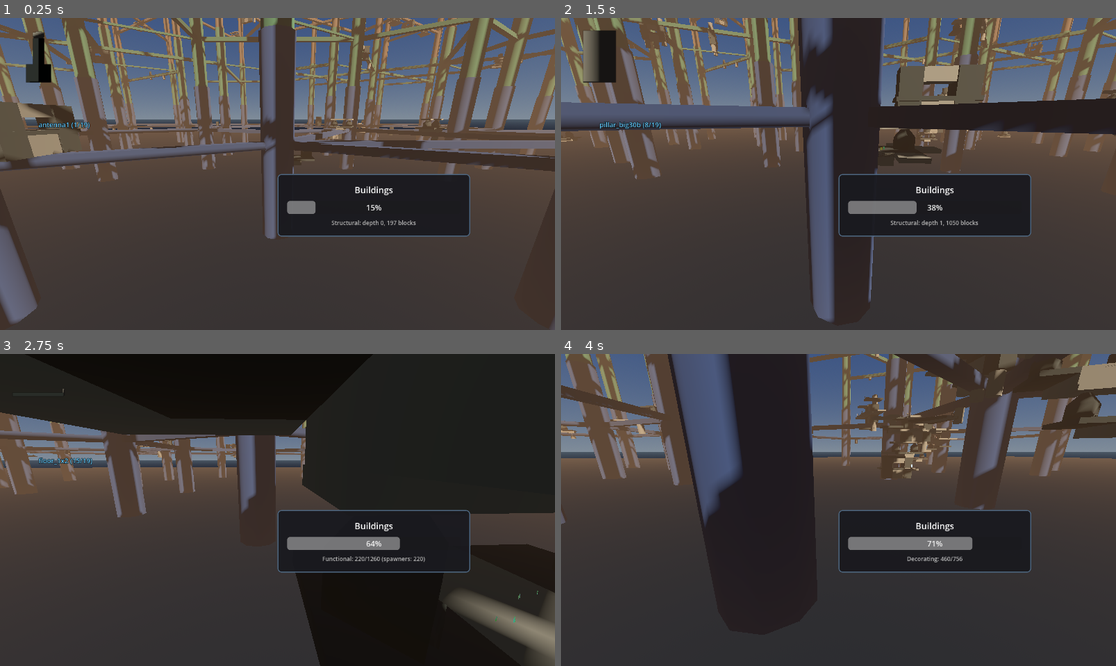
Above: before the commit, frames 1-4 (two rows, left to right).
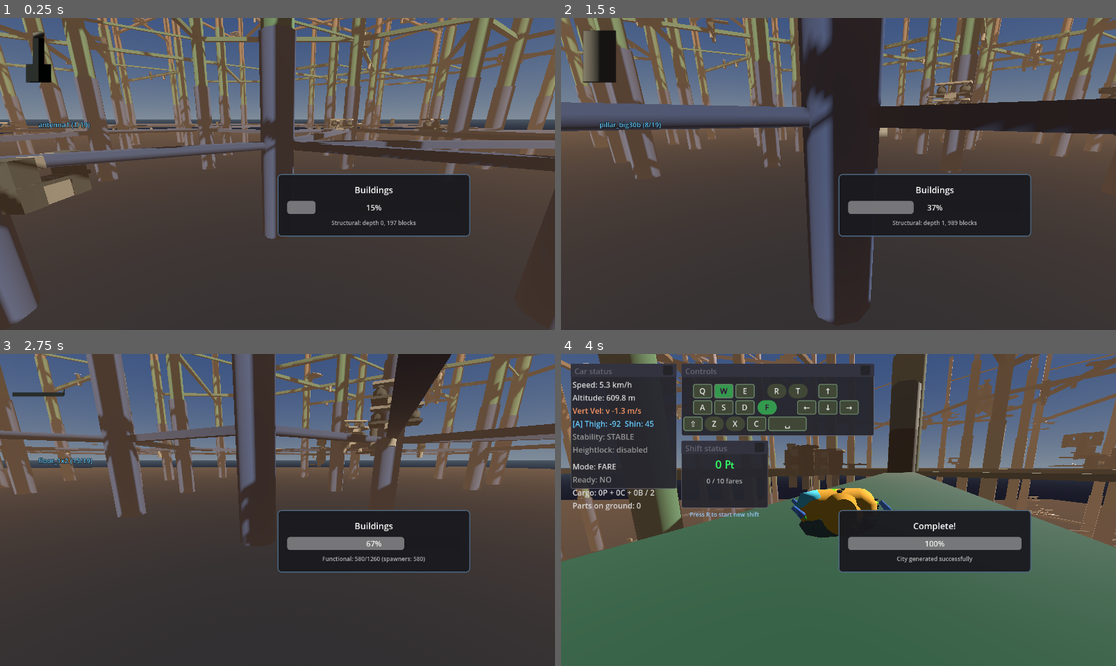
Above: after the commit, the same moments.

Repository: TaxiService/fcar
Game: Godot game, scene res://city/city_test.tscn
Same seed, same stepped clock (60 frames per second), same inputs: the game is played once before the commit and once after it.
Inputs (mouse positions are in pixels of both pictures, inside the frame that each line leads up to):
- Up to frame 1 (0.25 s): no input
- Up to frame 2 (1.5 s): tap Enter at 0.5 s; move the mouse to (866, 174) at 0.52 s; hold W (forward) from 0.53 s (still down); tap Shift (boost) at 0.6 s; click (866, 174) at 0.67 s; tap Space (jump) at 0.77 s; move the mouse to (810, 174) at 1.27 s; tap R (confirm) at 1.35 s
- Up to frame 3 (2.75 s): keep holding W (forward); tap Space (jump) at 1.52 s; move the mouse to (288, 503) at 2.02 s; tap C (crouch) at 2.1 s
- Up to frame 4 (4 s): keep holding W (forward); move the mouse to (832, 516) at 2.77 s; tap V (toggle_auto_hover) at 2.85 s; click (832, 516) at 2.92 s; tap Space (jump) at 3.02, 3.77 s; move the mouse to (877, 513) at 3.52 s; hold F (toggle_control_lock) from 3.53 s (still down)

The runs differ from the first frame. In frame 1, 3.0% of the frame differs, in the area x 0-100%, y 0-64%; in frame 2, 3.5%; in frame 3, 46%; in frame 4, 85%, in the area x 0-100%, y 0-100%.

Commit message:
messing around with some buildings connection points

Diff:
--- a/city/building/floor_1x3-30.tscn
+++ b/city/building/floor_1x3-30.tscn
@@ -78,7 +78,7 @@
 [node name="Conn_Plug_Large3" type="Marker3D" parent="."]
 transform = Transform3D(1, 0, 0, 0, -4.371139e-08, -1, 0, 1, -4.371139e-08, 20, 2.5, 0)
 script = ExtResource("3_joib8")
-size_flags = 3
+size_flags = 6
 is_plug = false
 can_spawn_zone = true
 rotation_mode = 1
@@ -86,7 +86,7 @@
 [node name="Conn_Plug_Large4" type="Marker3D" parent="."]
 transform = Transform3D(1, 0, 0, 0, -4.371139e-08, -1, 0, 1, -4.371139e-08, -20, 2.5, 0)
 script = ExtResource("3_joib8")
-size_flags = 3
+size_flags = 6
 is_plug = false
 can_spawn_zone = true
 
--- a/city/building/volume_med.tscn
+++ b/city/building/volume_med.tscn
@@ -107,7 +107,7 @@
 rotation_mode = 1
 
 [node name="Conn_Plug_Large5" type="Marker3D" parent="."]
-transform = Transform3D(1, 0, 0, 0, -4.371139e-08, 1, 0, -1, -4.371139e-08, 0, 2.5, 0)
+transform = Transform3D(1, 0, 0, 0, -4.371139e-08, -1, 0, 1, -4.371139e-08, 0, 2.5, 0)
 script = ExtResource("4_3boio")
 type_flags = 3
 size_flags = 4
@@ -125,7 +125,7 @@
 rotation_mode = 1
 
 [node name="Conn_Plug_Large6" type="Marker3D" parent="."]
-transform = Transform3D(1, 0, 0, 0, -4.371139e-08, -1, 0, 1, -4.371139e-08, 0, 62.5, 0)
+transform = Transform3D(1, 0, 0, 0, -4.371139e-08, 1, 0, -1, -4.371139e-08, 0, 62.5, 0)
 script = ExtResource("4_3boio")
 type_flags = 3
 size_flags = 4
--- a/city/building/volume_wide.tscn
+++ b/city/building/volume_wide.tscn
@@ -14,7 +14,7 @@
 
 [sub_resource type="BoxMesh" id="BoxMesh_nrjh1"]
 material = SubResource("StandardMaterial3D_c3qcp")
-size = Vector3(90, 5, 59.9)
+size = Vector3(90, 5, 60)
 
 [sub_resource type="TorusMesh" id="TorusMesh_6dmbk"]
 inner_radius = 3.105
@@ -46,14 +46,14 @@
 
 [sub_resource type="BoxMesh" id="BoxMesh_3boio"]
 material = ExtResource("4_iyfce")
-size = Vector3(30, 15, 60)
+size = Vector3(30, 15, 59.99)
 
 [sub_resource type="BoxShape3D" id="BoxShape3D_3boio"]
 size = Vector3(90, 5, 30)
 
 [sub_resource type="BoxMesh" id="BoxMesh_qge6t"]
 material = ExtResource("4_iyfce")
-size = Vector3(90, 5.1, 30)
+size = Vector3(90, 5, 30)
 
 [node name="FloorSmall5" type="StaticBody3D"]
 script = ExtResource("1_k8u28")
@@ -71,7 +71,7 @@
 shape = SubResource("BoxShape3D_5dwv6")
 
 [node name="MeshInstance3D" type="MeshInstance3D" parent="CollisionShape3D"]
-transform = Transform3D(1, 0, 0, 0, 1, 0, 0, 0, 1, 0, -0.01, 0)
+transform = Transform3D(1, 0, 0, 0, 1, 0, 0, 0, 1, 0, -0.005, 0)
 mesh = SubResource("BoxMesh_nrjh1")
 skeleton = NodePath("../..")
 
@@ -123,7 +123,7 @@
 shape = SubResource("BoxShape3D_3boio")
 
 [node name="MeshInstance3D6" type="MeshInstance3D" parent="."]
-transform = Transform3D(1, 0, 0, 0, 1, 0, 0, 0, 1, 0, 60, 0)
+transform = Transform3D(1, 0, 0, 0, 1, 0, 0, 0, 1, 0, 59.99, 0)
 mesh = SubResource("BoxMesh_qge6t")
 
 [node name="Conn_Plug_Medium5" type="Marker3D" parent="."]
@@ -161,6 +161,13 @@
 size_flags = 4
 rotation_mode = 1
 
+[node name="Conn_Plug_Large8" type="Marker3D" parent="."]
+transform = Transform3D(1, 0, 0, 0, -4.371139e-08, -1, 0, 1, -4.371139e-08, 0, 17.5, 0)
+script = ExtResource("5_xoq5h")
+type_flags = 3
+size_flags = 4
+rotation_mode = 1
+
 [node name="Conn_Plug_Large7" type="Marker3D" parent="."]
 transform = Transform3D(1, 0, 0, 0, -4.371139e-08, 1, 0, -1, -4.371139e-08, 0, 17.5, 17.5)
 script = ExtResource("5_xoq5h")
@@ -175,7 +182,7 @@
 rotation_mode = 1
 
 [node name="Conn_Plug_Large6" type="Marker3D" parent="."]
-transform = Transform3D(1, 0, 0, 0, -4.371139e-08, -1, 0, 1, -4.371139e-08, 0, 62.5, 0)
+transform = Transform3D(1, 0, 0, 0, -4.371139e-08, 1, 0, -1, -4.371139e-08, 0, 62.5, 0)
 script = ExtResource("5_xoq5h")
 type_flags = 3
 size_flags = 4
--- a/city/city_test.tscn
+++ b/city/city_test.tscn
@@ -63,6 +63,7 @@
 
 [node name="CityGenerator" type="Node3D" parent="."]
 script = ExtResource("1_generator")
+crosslink_height = 14.99
 building_max_depth = 7
 building_branch_chance = 0.1
 building_max_total = 2520
